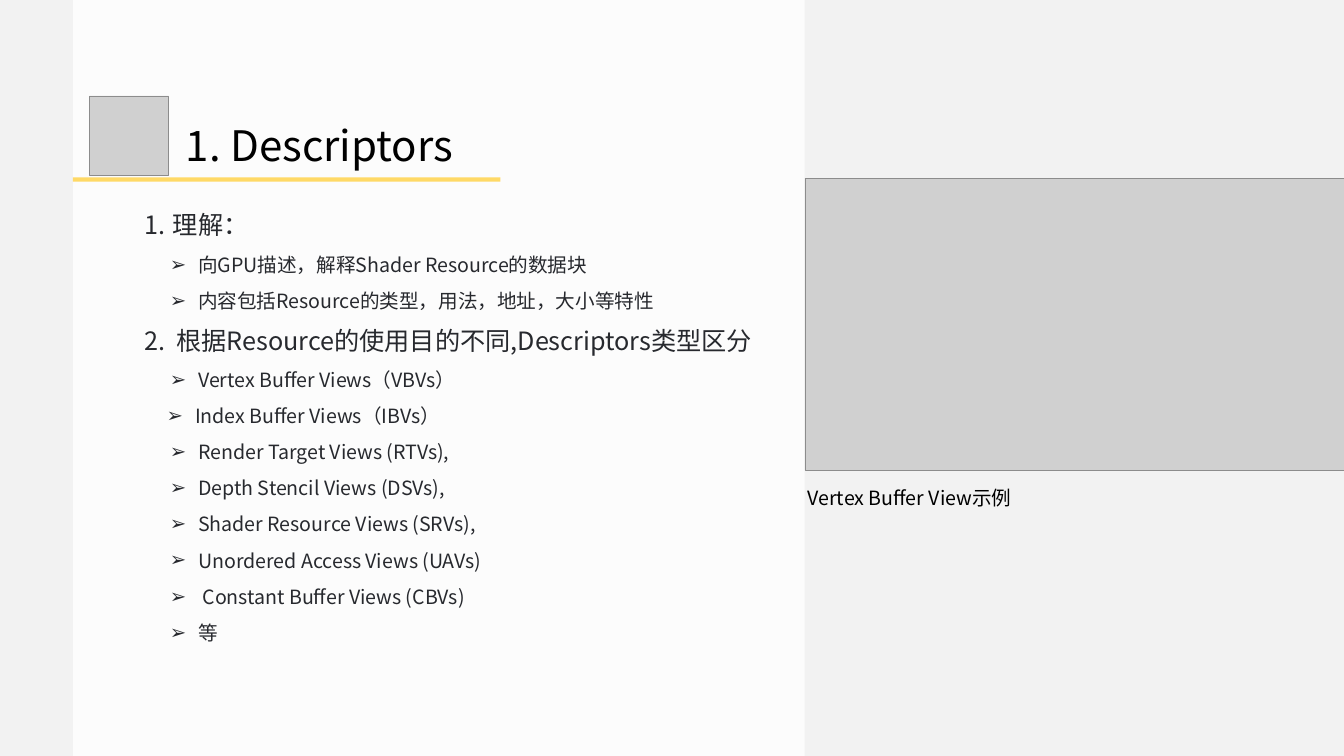
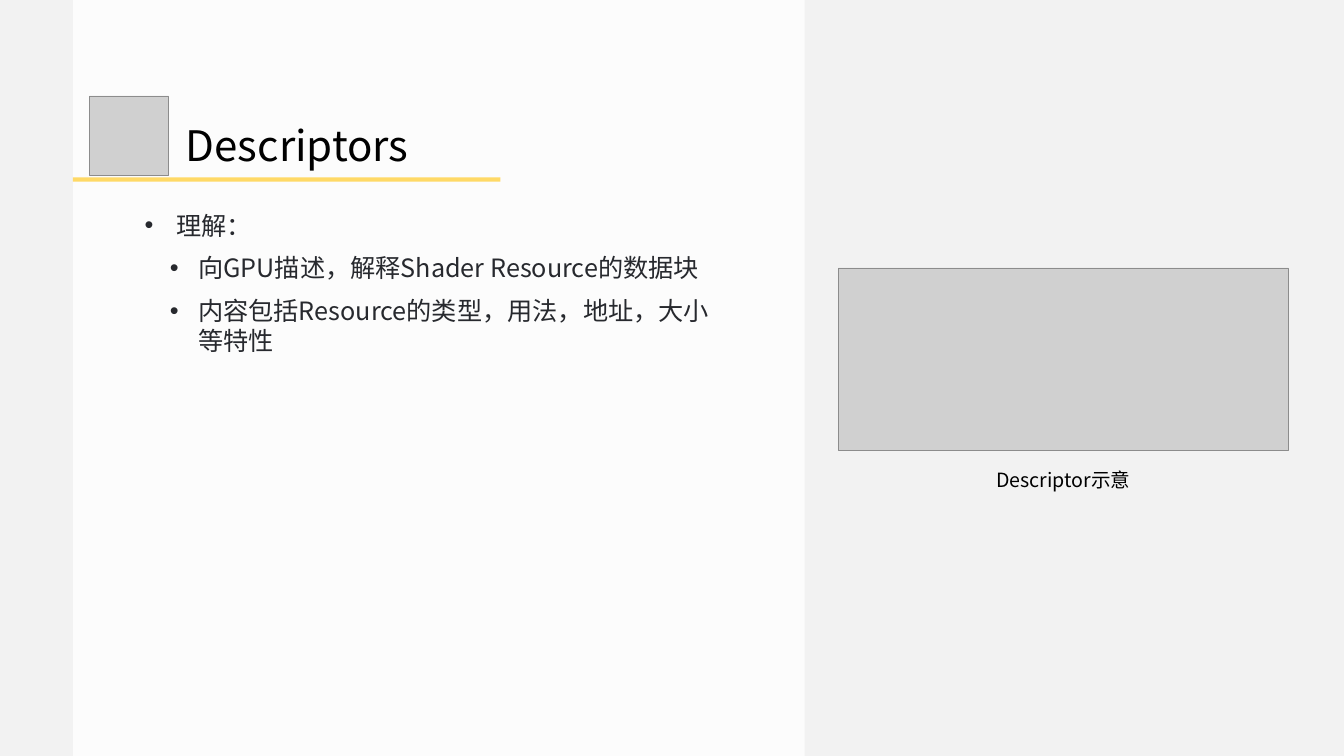
Before and after one commit to doomlover/KSGameEngineTutorials, a slide deck: slide 12 of PPTs/05.深入DX12绘制二.pptx (slide 13 before the commit). Drawn at 1344x756 pixels with LibreOffice and Linux fonts; fonts in the diff are those of the drawing; grey boxes stand for pictures. Boxes give left, top, right and bottom in pixels: in the first picture for what was removed or moved away, otherwise in the second. Text is boxed around its words. In the diff, an @@ line names an element or a change of style, - is before the commit and + after.

Commit message:
根据周二早上的讨论更新 05

```diff
--- a/PPTs/05.深入DX12绘制二.pptx
+++ b/PPTs/05.深入DX12绘制二.pptx
@@ text at [186, 128, 409, 171]: text changed @@
-  1. Descriptors
+  Descriptors
@@ text "理解：" at [176, 214, 709, 352]: size 28 to 36 pt; bullet 1. to •; bullet ➢ to • @@
@@ picture: place and size @@
-picture at [805, 178, 1344, 470]
+picture at [838, 268, 1288, 451]
@@ text at [176, 329, 752, 642]: paragraphs removed @@
-2. 根据Resource的使用目的不同,Descriptors类型区分
-  ➢ Vertex Buffer Views（VBVs）
-      ➢ Index Buffer Views（IBVs）
-  ➢ Render Target Views (RTVs),
-  ➢ Depth Stencil Views (DSVs),
-  ➢ Shader Resource Views (SRVs),
-  ➢ Unordered Access Views (UAVs)
-  ➢ Constant Buffer Views (CBVs)
-  ➢ 等
@@ text at [996, 470, 1130, 492]: text changed @@
-Vertex Buffer View示例
+Descriptor示意
```
Also in this commit, not shown: 15 other slides changed, 11 slides added, 13 slides removed.
